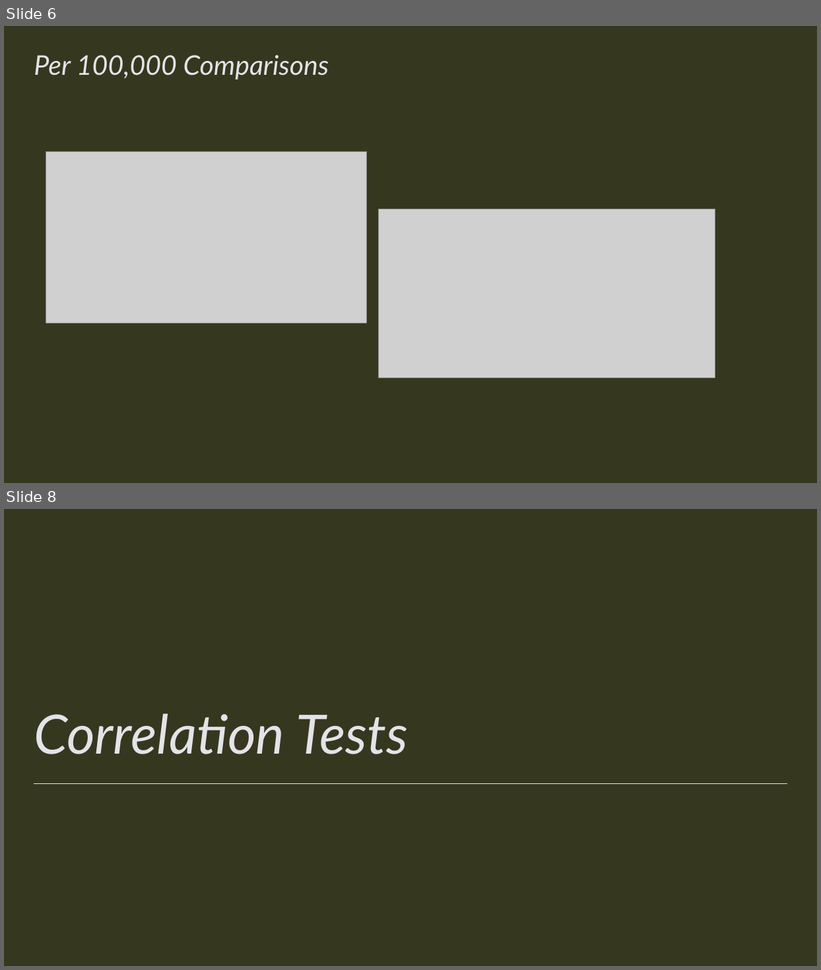
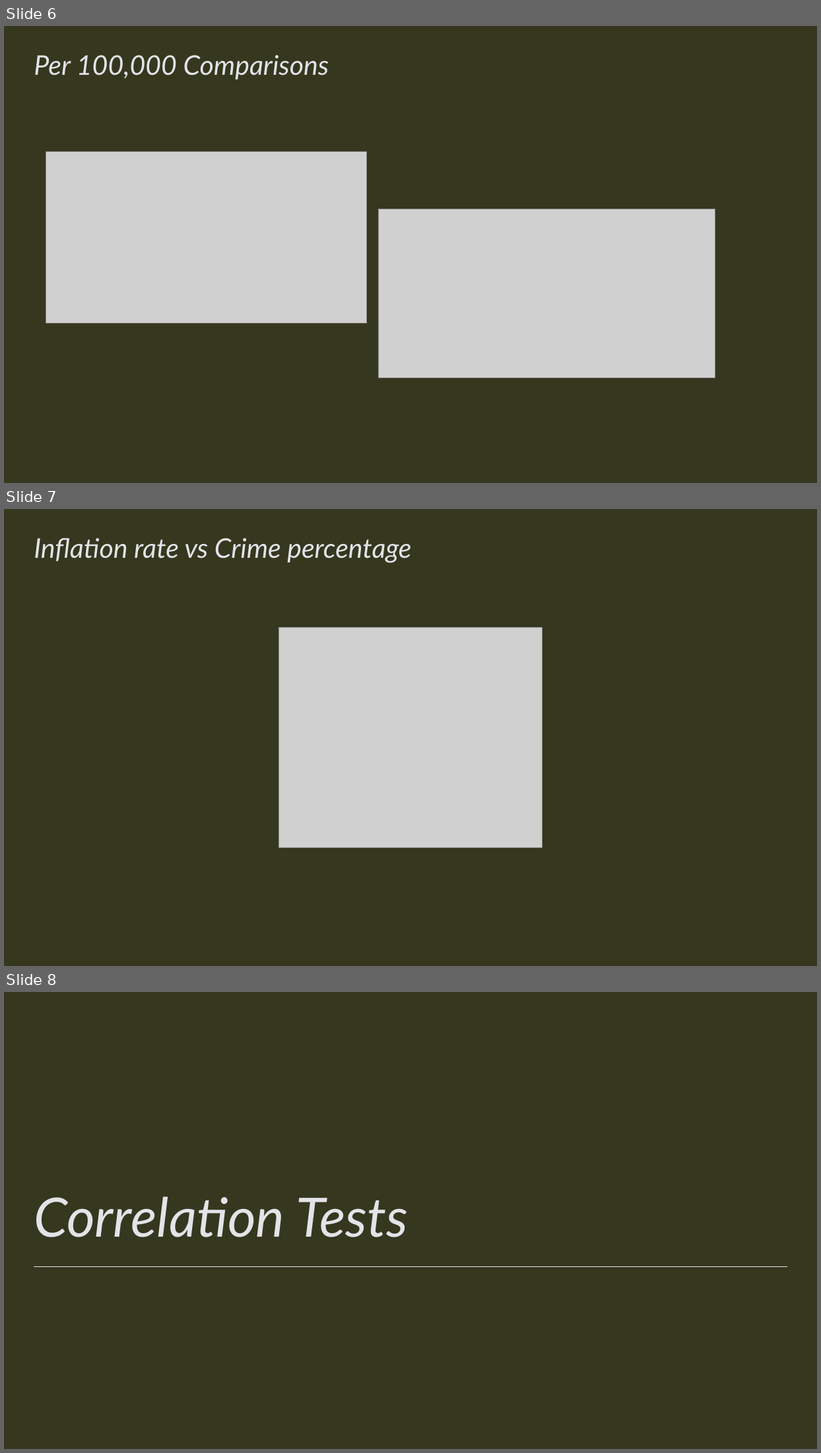
Before and after one commit to kurtameyer/COMP4441, a slide deck: COMP4441 Presentation.pptx. Shown one above the other, each under a label of ours: slides 6 and 8 before the commit, slides 6, 7 and 8 after it; the slides between them are not shown. The pictures are 821x970 and 821x1453 pixels, drawn with LibreOffice and Linux fonts; fonts in the diff are those of the drawing; grey boxes stand for pictures. Boxes give left, top, right and bottom in pixels: in the first picture for what was removed or moved away, otherwise in the second. Text is boxed around its words. In the diff, an @@ line names an element or a change of style, - is before the commit and + after.

```diff
--- a/COMP4441 Presentation.pptx
+++ b/COMP4441 Presentation.pptx
@@ slide 7 added at (x1=4, y1=509, x2=817, y2=966), background #36371F @@
@@ title added at (x1=34, y1=538, x2=411, y2=563), 32 pt, text #E2E4E8, italic @@
+Inflation rate vs Crime percentage
@@ picture added at (x1=279, y1=627, x2=543, y2=848) @@
```
Also in this commit, not shown: 1 slide changed, 1 other slide added, 1 slide removed, 2 other files.
